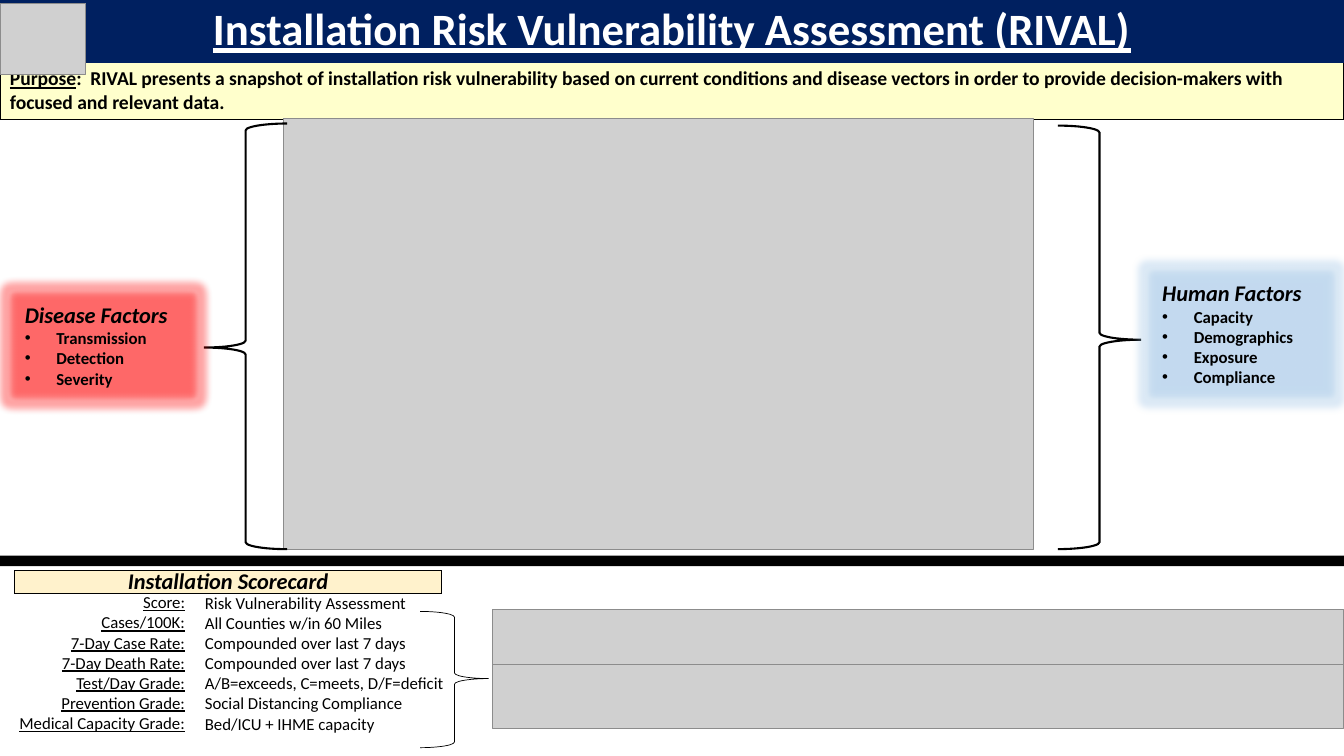
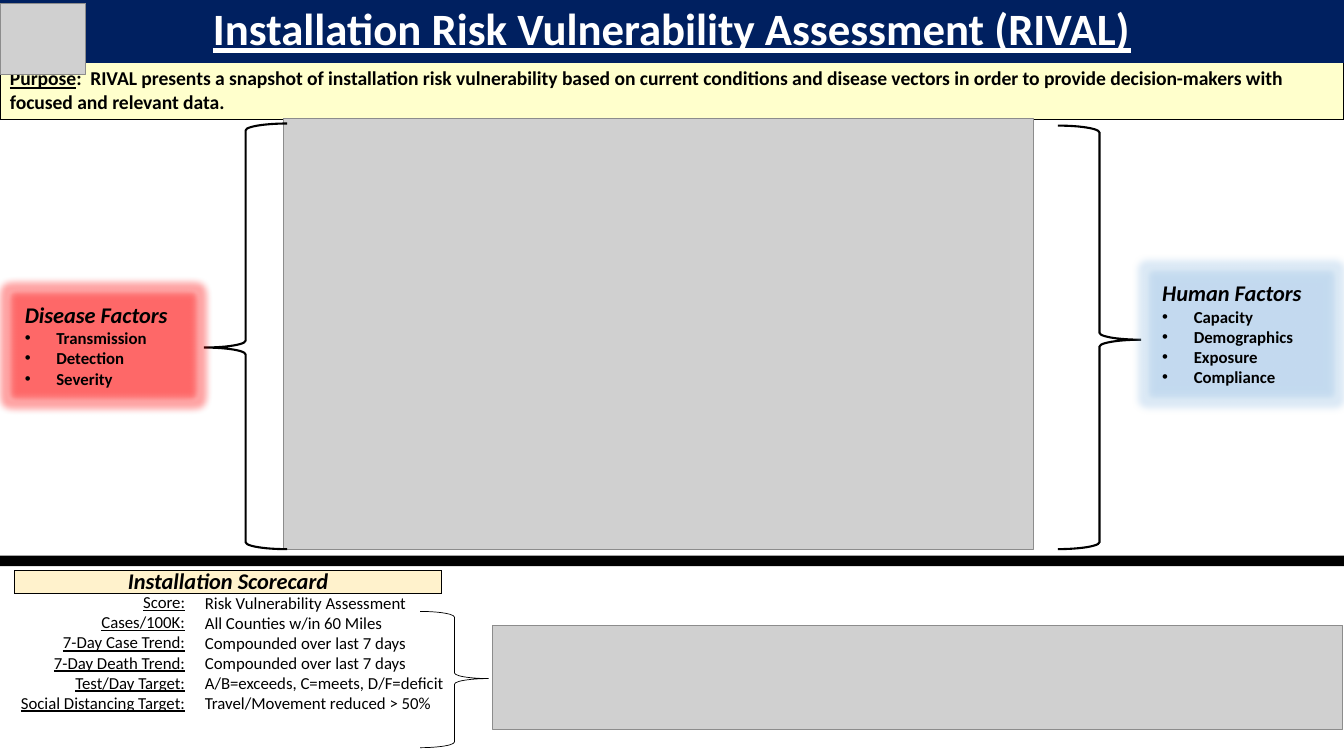
Before and after one commit to JCCriv76/RIVAL, a slide deck: slide 2 of Documentation/RIVAL Output.pptx. Drawn at 1344x756 pixels with LibreOffice and Linux fonts; fonts in the diff are those of the drawing; grey boxes stand for pictures. Boxes give left, top, right and bottom in pixels: in the first picture for what was removed or moved away, otherwise in the second. Text is boxed around its words. In the diff, an @@ line names an element or a change of style, - is before the commit and + after.

```diff
--- a/Documentation/RIVAL Output.pptx
+++ b/Documentation/RIVAL Output.pptx
@@ picture: place and size @@
-picture at box(493, 662, 1344, 729)
+picture at box(493, 625, 1343, 730)
@@ picture removed at box(493, 609, 1344, 664) @@
@@ text at box(21, 636, 185, 712): text changed @@
-7-Day Case Rate:
-7-Day Death Rate:
-Test/Day Grade:
-Prevention Grade:
-Medical Capacity Grade:
+7-Day Case Trend:
+7-Day Death Trend:
+Test/Day Target:
+Social Distancing Target:
@@ text at box(205, 697, 431, 710): text changed @@
-Social Distancing Compliance
-Bed/ICU + IHME capacity
+Travel/Movement reduced > 50%
```
Also in this commit, not shown: 3 other slides changed, 6 slides removed, 8 other files.
